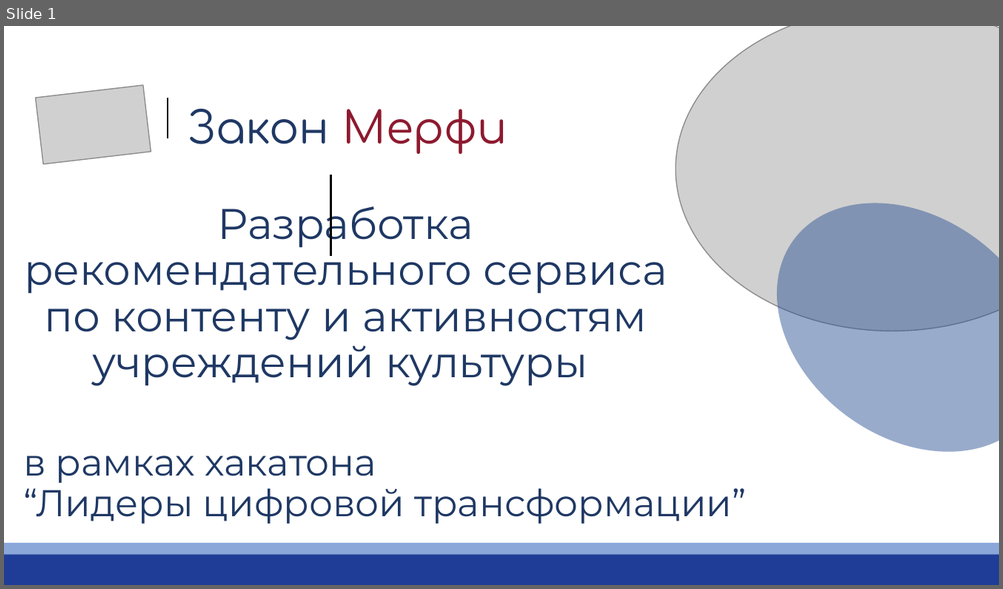
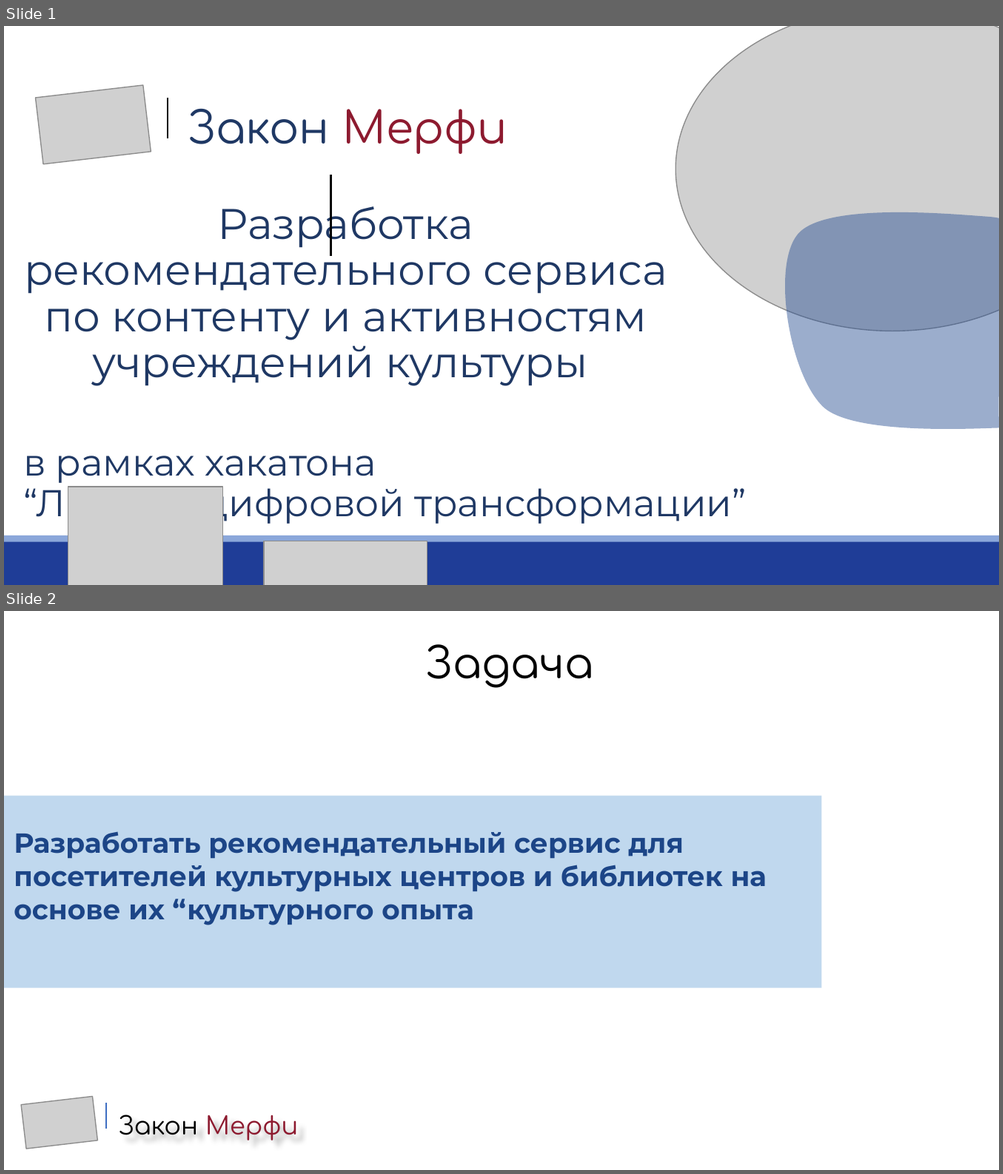
Before and after one commit to ninja-garden/hack2020.innoagency, a slide deck: преза_закон_мерфи_рекомендации.pptx. Shown one above the other, each under a label of ours: slide 1 before the commit, slides 1 and 2 after it. The pictures are 1003x589 and 1003x1174 pixels, drawn with LibreOffice and Linux fonts; fonts in the diff are those of the drawing; grey boxes stand for pictures; background and template pictures are left out. Boxes give left, top, right and bottom in pixels: in the first picture for what was removed or moved away, otherwise in the second. Text is boxed around its words. In the diff, an @@ line names an element or a change of style, - is before the commit and + after.

```diff
--- a/преза_закон_мерфи_рекомендации.pptx
+++ b/преза_закон_мерфи_рекомендации.pptx
@@ slide 2 added at (4, 611, 999, 1170), background picture (left out) @@
@@ text added at (37, 626, 108, 689), 33 pt, text #FFFFFF @@
+2
@@ text added at (426, 644, 594, 688), 31 pt, text #000000 @@
+Задача
@@ rectangle added at (4, 796, 822, 988), fill #9CC2E5 at 63% opacity, 20 pt, text #1C4587, bold @@
+Разработать рекомендательный сервис для посетителей культурных центров и библиотек на основе их “культурного опыта
@@ picture added at (22, 1096, 98, 1149) @@
@@ line added from (106, 1103) to (106, 1129), #3E6EC2 0.75 pt @@
@@ title added at (119, 1115, 298, 1141), 18 pt, text #000000 @@
+Закон Мерфи
@@ slide 1 changed as well @@
@@ freeform shape added at (723, 127, 999, 503), fill #2F5496 at 48% opacity @@
@@ ellipse removed at (728, 152, 999, 504) @@
@@ picture added at (68, 486, 222, 585) @@
@@ rectangle: place and size @@
-rectangle at (4, 543, 999, 585)
+rectangle at (4, 536, 999, 585)
@@ rectangle: place and size @@
-rectangle at (4, 555, 999, 585)
+rectangle at (4, 543, 999, 585)
@@ picture added at (264, 541, 427, 585) @@
```
Also in this commit, not shown: 2 other slides changed, 4 other slides added, 3 slides removed, 1 other file.
